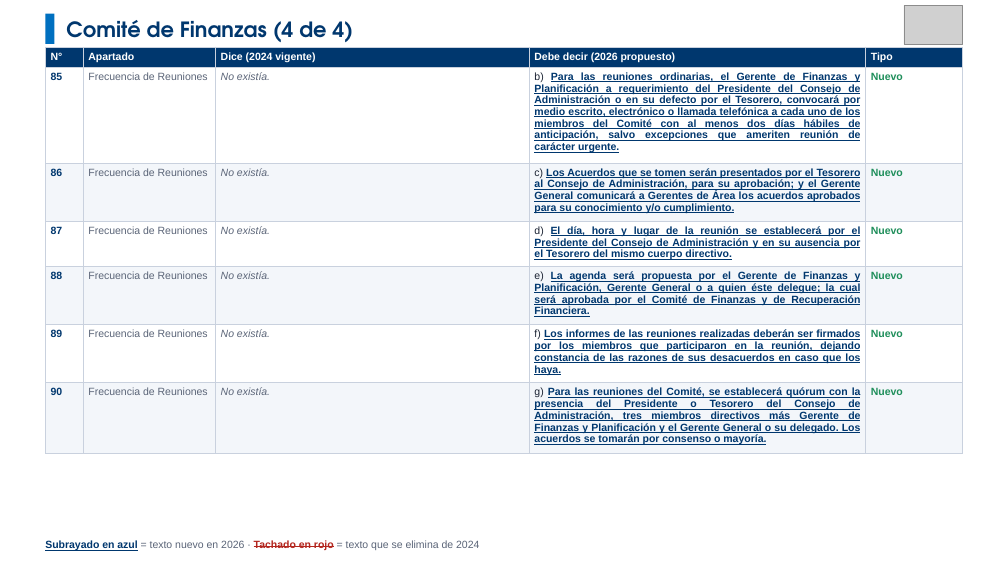
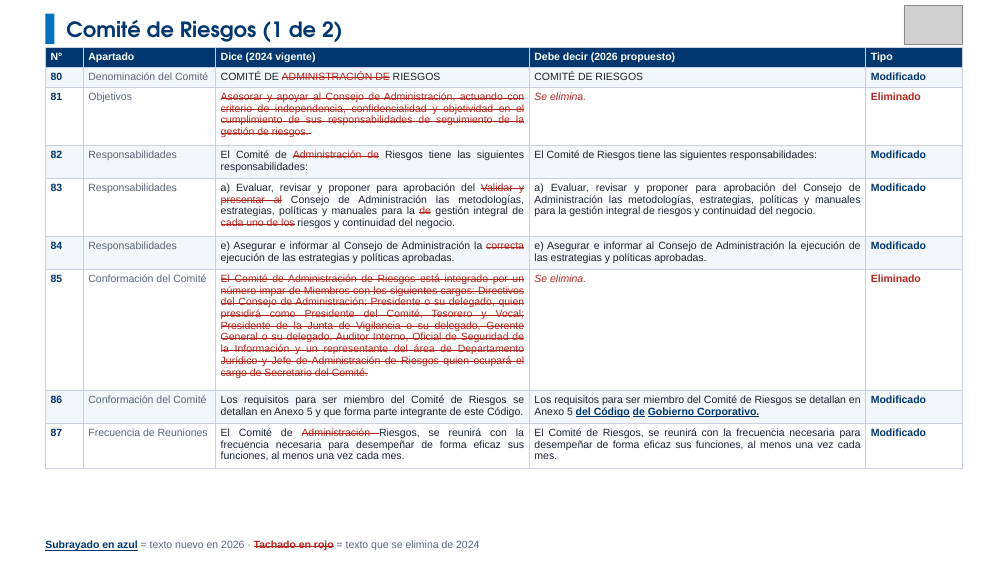
Before and after one commit to menjivar201280/riesgo, a slide deck: slide 29 of comparativo-comite-riesgos/Comparativo_Comite_Riesgos_V03_vs_V04.pptx. Drawn at 1008x567 pixels with LibreOffice and Linux fonts; fonts in the diff are those of the drawing; grey boxes stand for pictures. Boxes give left, top, right and bottom in pixels: in the first picture for what was removed or moved away, otherwise in the second. Text is boxed around its words. In the diff, an @@ line names an element or a change of style, - is before the commit and + after.

```diff
--- a/comparativo-comite-riesgos/Comparativo_Comite_Riesgos_V03_vs_V04.pptx
+++ b/comparativo-comite-riesgos/Comparativo_Comite_Riesgos_V03_vs_V04.pptx
@@ text at [66,20,343,42]: text changed @@
-Comité de Finanzas (4 de 4)
+Comité de Riesgos (1 de 2)
@@ table at [45,47,963,481] @@
-row 2: 85 | Frecuencia de Reuniones | No existía. | b) Para las reuniones ordinarias, el Gerente de Finanzas y Planificación a requerimiento del Presidente del Consejo de Administración o en su defecto por el Tesorero, convocará por medio escrito, electrónico o llamada telefónica a cada uno de los miembros del Comité con al menos dos días hábiles de anticipación, salvo excepciones que ameriten reunión de carácter urgente. | Nuevo
-row 3: 86 | Frecuencia de Reuniones | No existía. | c) Los Acuerdos que se tomen serán presentados por el Tesorero al Consejo de Administración, para su aprobación; y el Gerente General comunicará a Gerentes de Área los acuerdos aprobados para su conocimiento y/o cumplimiento. | Nuevo
-row 4: 87 | Frecuencia de Reuniones | No existía. | d) El día, hora y lugar de la reunión se establecerá por el Presidente del Consejo de Administración y en su ausencia por el Tesorero del mismo cuerpo directivo. | Nuevo
-row 5: 88 | Frecuencia de Reuniones | No existía. | e) La agenda será propuesta por el Gerente de Finanzas y Planificación, Gerente General o a quien éste delegue; la cual será aprobada por el Comité de Finanzas y de Recuperación Financiera. | Nuevo
-row 6: 89 | Frecuencia de Reuniones | No existía. | f) Los informes de las reuniones realizadas deberán ser firmados por los miembros que participaron en la reunión, dejando constancia de las razones de sus desacuerdos en caso que los haya. | Nuevo
-row 7: 90 | Frecuencia de Reuniones | No existía. | g) Para las reuniones del Comité, se establecerá quórum con la presencia del Presidente o Tesorero del Consejo de Administración, tres miembros directivos más Gerente de Finanzas y Planificación y el Gerente General o su delegado. Los acuerdos se tomarán por consenso o mayoría. | Nuevo
+row 2: 80 | Denominación del Comité | COMITÉ DE ADMINISTRACIÓN DE RIESGOS | COMITÉ DE RIESGOS | Modificado
+row 3: 81 | Objetivos | Asesorar y apoyar al Consejo de Administración, actuando con criterio de independencia, confidencialidad y objetividad en el cumplimiento de sus responsabilidades de seguimiento de la gestión de riesgos. | Se elimina. | Eliminado
+row 4: 82 | Responsabilidades | El Comité de Administración de Riesgos tiene las siguientes responsabilidades: | El Comité de Riesgos tiene las siguientes responsabilidades: | Modificado
+row 5: 83 | Responsabilidades | a) Evaluar, revisar y proponer para aprobación del Validar y presentar al Consejo de Administración las metodologías, estrategias, políticas y manuales para la de gestión integral de cada uno de los riesgos y continuidad del negocio. | a) Evaluar, revisar y proponer para aprobación del Consejo de Administración las metodologías, estrategias, políticas y manuales para la gestión integral de riesgos y continuidad del negocio. | Modificado
+row 6: 84 | Responsabilidades | e) Asegurar e informar al Consejo de Administración la correcta ejecución de las estrategias y políticas aprobadas. | e) Asegurar e informar al Consejo de Administración la ejecución de las estrategias y políticas aprobadas. | Modificado
+row 7: 85 | Conformación del Comité | El Comité de Administración de Riesgos está integrado por un número impar de Miembros con los siguientes cargos: Directivos del Consejo de Administración: Presidente o su delegado, quien presidirá como Presidente del Comité, Tesorero y Vocal; Presidente de la Junta de Vigilancia o su delegado, Gerente General o su delegado, Auditor Interno, Oficial de Seguridad de la Información y un representante del área de Departamento Jurídico y Jefe de Administración de Riesgos quien ocupará el cargo de Secretario del Comité. | Se elimina. | Eliminado
+row 8: 86 | Conformación del Comité | Los requisitos para ser miembro del Comité de Riesgos se detallan en Anexo 5 y que forma parte integrante de este Código. | Los requisitos para ser miembro del Comité de Riesgos se detallan en Anexo 5 del Código de Gobierno Corporativo. | Modificado
+row 9: 87 | Frecuencia de Reuniones | El Comité de Administración Riesgos, se reunirá con la frecuencia necesaria para desempeñar de forma eficaz sus funciones, al menos una vez cada mes. | El Comité de Riesgos, se reunirá con la frecuencia necesaria para desempeñar de forma eficaz sus funciones, al menos una vez cada mes. | Modificado
```
Also in this commit, not shown: 16 other slides changed, 1 slide added, 8 slides removed.
